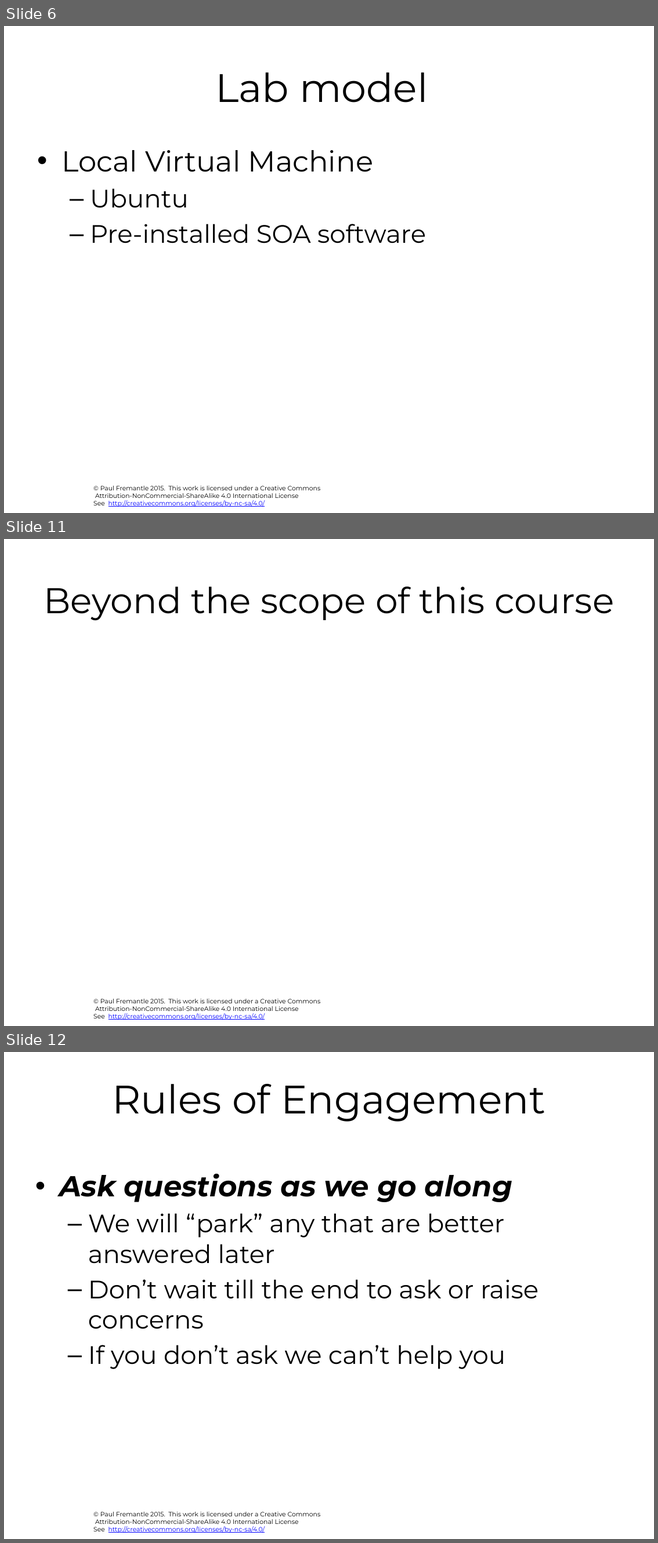
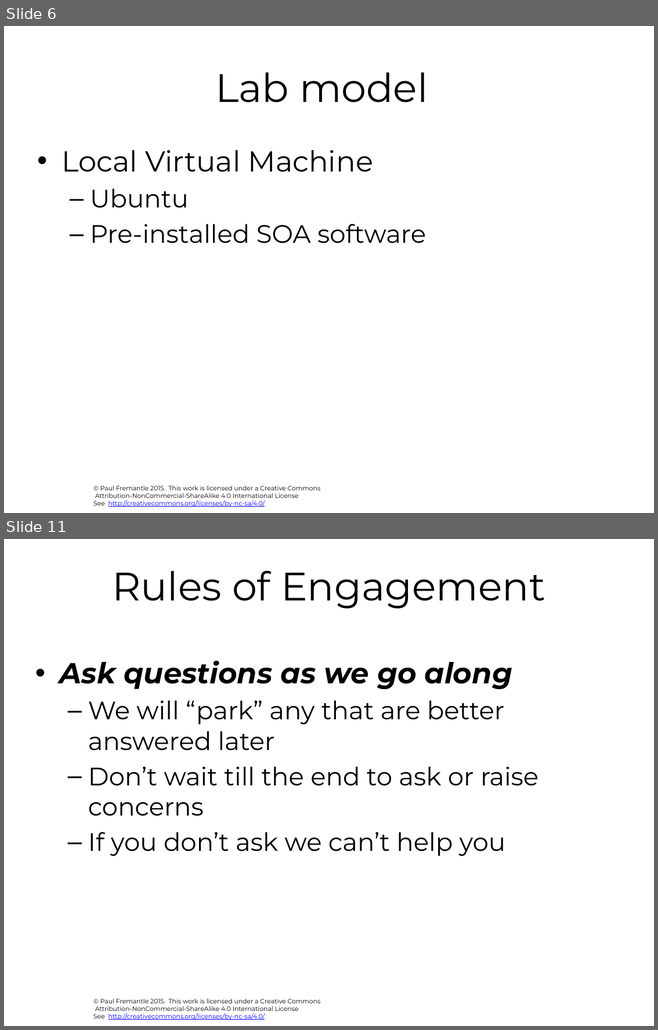
Before and after one commit to pzfreo/ox-soa, a slide deck: presentation-source/00-intro.pptx. Shown one above the other, each under a label of ours: slides 6, 11 and 12 before the commit, slides 6 and 11 after it; the slides between them are not shown. The pictures are 658x1543 and 658x1030 pixels, drawn with LibreOffice and Linux fonts; fonts in the diff are those of the drawing; background and template pictures are left out. Boxes give left, top, right and bottom in pixels: in the first picture for what was removed or moved away, otherwise in the second. Text is boxed around its words. In the diff, an @@ line names an element or a change of style, - is before the commit and + after.

```diff
--- a/presentation-source/00-intro.pptx
+++ b/presentation-source/00-intro.pptx
@@ slide 11 removed at [4, 539, 654, 1026], background #FFFFFF; not listed: 1 template element that a slide beside it also shows @@
@@ title removed at [43, 587, 614, 621] @@
-Beyond the scope of this course
@@ what was slide 12 is now slide 11 @@
```
Also in this commit, not shown: 3 slides changed, 3 slides added, 2 other slides removed, 6 other files.
